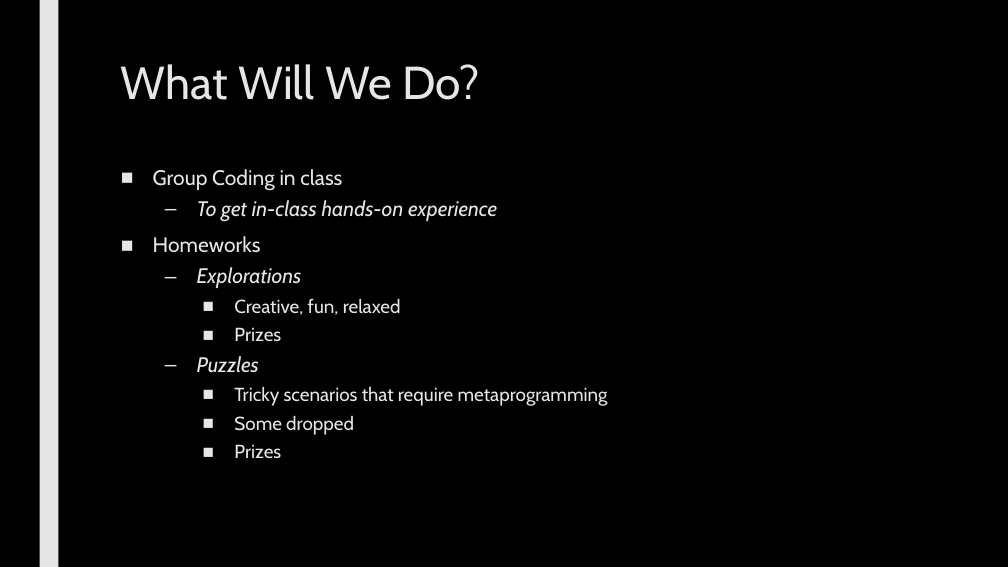
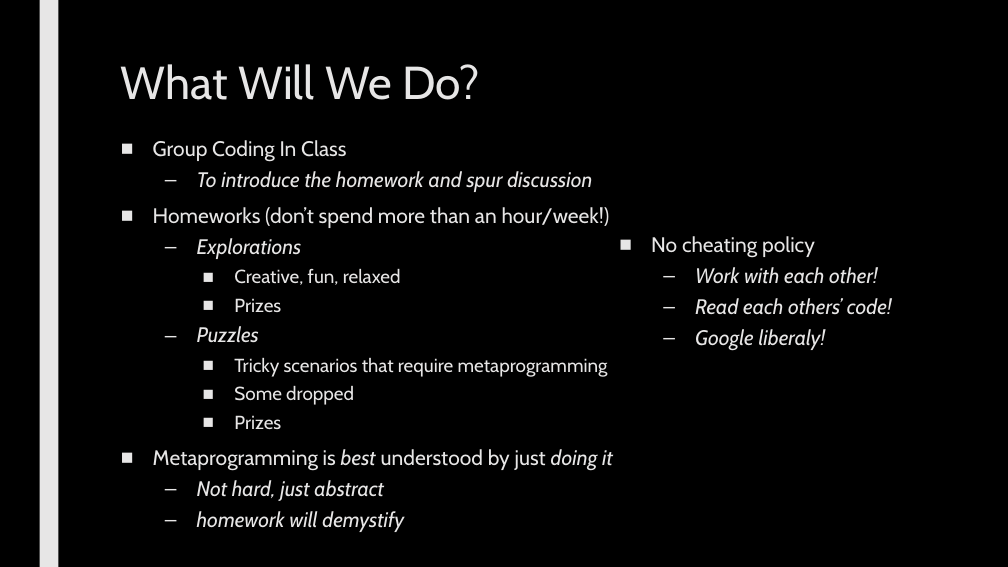
Before and after one commit to max7patek/metaprogramming, a slide deck: slide 5 of slides/00-OOPython.pptx (slide 4 before the commit). Drawn at 1008x567 pixels with LibreOffice and Linux fonts; fonts in the diff are those of the drawing. Boxes give left, top, right and bottom in pixels: in the first picture for what was removed or moved away, otherwise in the second. Text is boxed around its words. In the diff, an @@ line names an element or a change of style, - is before the commit and + after.

```diff
--- a/slides/00-OOPython.pptx
+++ b/slides/00-OOPython.pptx
@@ text "Group Coding In Class" moved from (x1=153, y1=169, x2=608, y2=458) to (x1=153, y1=140, x2=613, y2=532) @@
@@ text at (x1=153, y1=140, x2=610, y2=228): text changed; italic off @@
-■ Group Coding in class
-  – To get in-class hands-on experience
-■ Homeworks
+■ Group Coding In Class
+  – To introduce the homework and spur discussion
+■ Homeworks (don’t spend more than an hour/week!)
@@ text added at (x1=651, y1=236, x2=892, y2=351), 20 pt, text #E7E6E6, italic @@
+■ No cheating policy
+  – Work with each other!
+  – Read each others’ code!
+  – Google liberaly!
@@ text at (x1=153, y1=449, x2=613, y2=532): paragraphs added @@
+■ Metaprogramming is best understood by just doing it
+  – Not hard, just abstract
+  – homework will demystify
```
Also in this commit, not shown: 12 other slides changed, 4 slides added.
